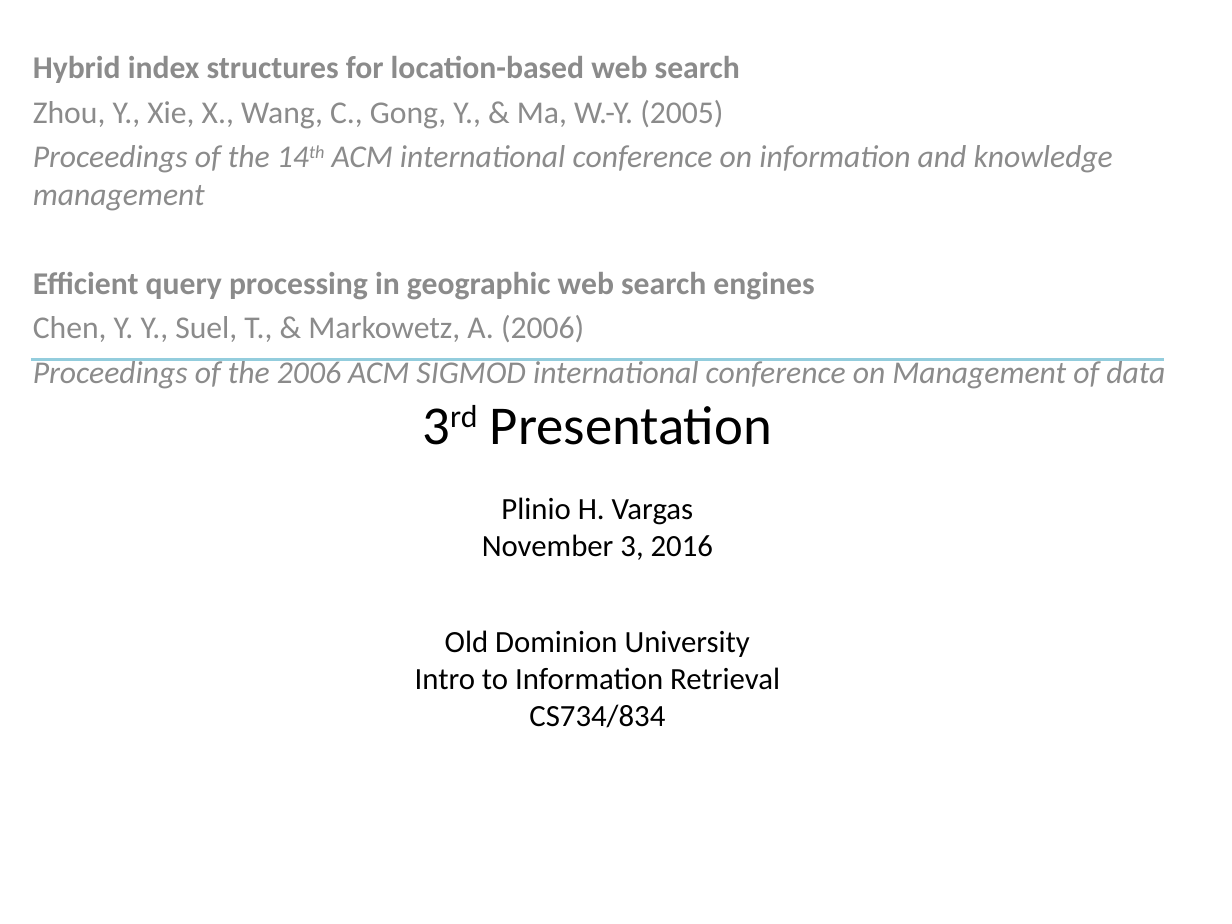
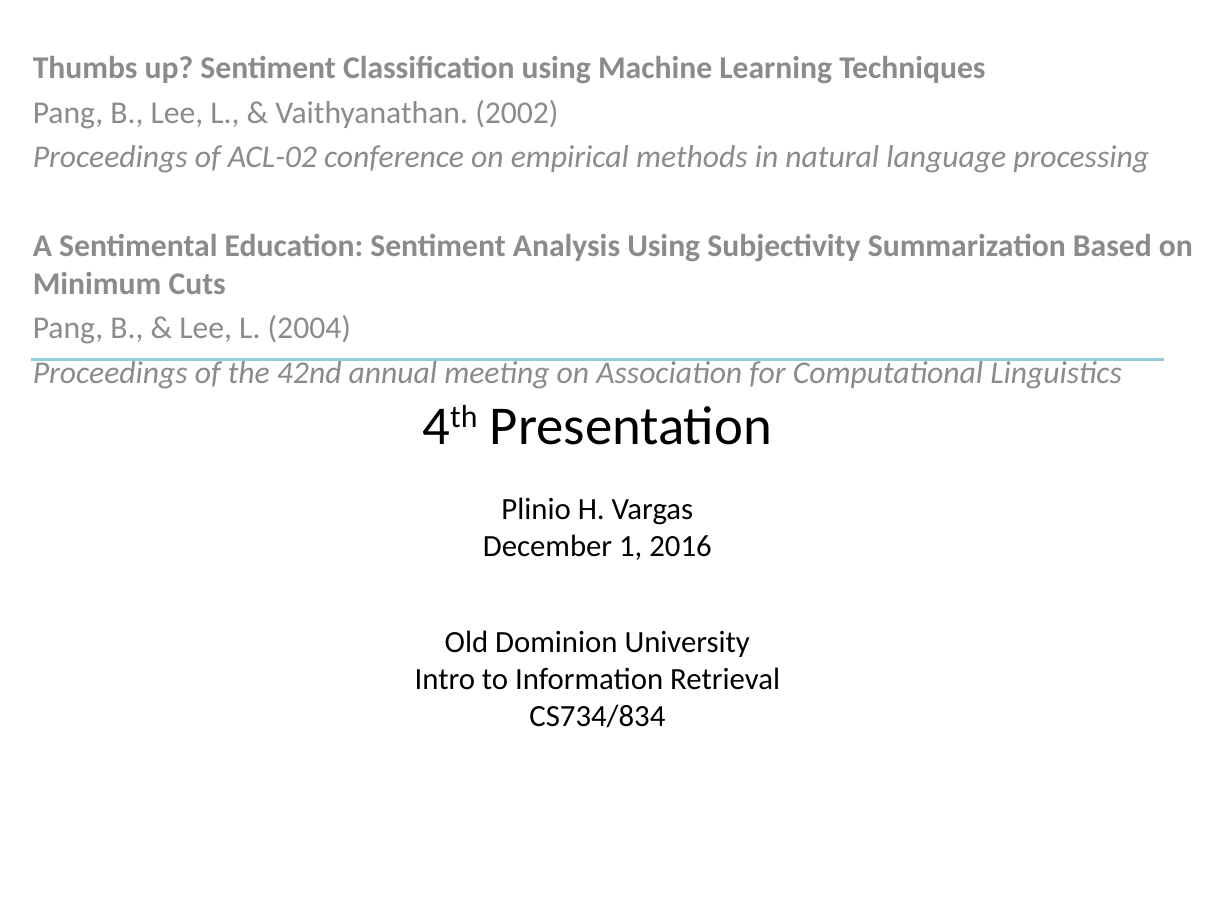
Before and after one commit to phvargas/cs834-f16, a slide deck: slide 1 of presentation-4/presentation4.pptx. Drawn at 1232x924 pixels with LibreOffice and Linux fonts; fonts in the diff are those of the drawing. Boxes give left, top, right and bottom in pixels: in the first picture for what was removed or moved away, otherwise in the second. Text is boxed around its words. In the diff, an @@ line names an element or a change of style, - is before the commit and + after.

Commit message:
Updated P4

```diff
--- a/presentation-4/presentation4.pptx
+++ b/presentation-4/presentation4.pptx
@@ subtitle at [33, 56, 1193, 389]: text changed @@
-Hybrid index structures for location-based web search
-Zhou, Y., Xie, X., Wang, C., Gong, Y., & Ma, W.-Y. (2005)
-Proceedings of the 14th ACM international conference on information and knowledge management
-Efficient query processing in geographic web search engines
-Chen, Y. Y., Suel, T., & Markowetz, A. (2006)
-Proceedings of the 2006 ACM SIGMOD international conference on Management of data
+Thumbs up? Sentiment Classification using Machine Learning Techniques
+Pang, B., Lee, L., & Vaithyanathan. (2002)
+Proceedings of ACL-02 conference on empirical methods in natural language processing
+A Sentimental Education: Sentiment Analysis Using Subjectivity Summarization Based on Minimum Cuts
+Pang, B., & Lee, L. (2004)
+Proceedings of the 42nd annual meeting on Association for Computational Linguistics
@@ text at [483, 534, 711, 560]: text changed @@
-November 3, 2016
+December 1, 2016
```
Also in this commit, not shown: 20 slides added, 29 slides removed.
